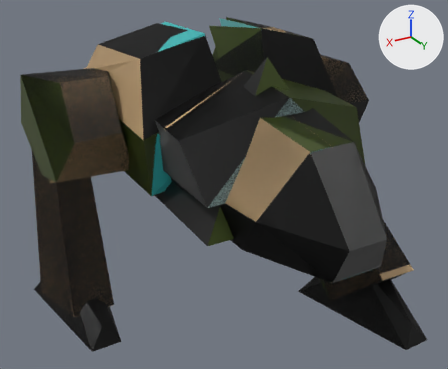
An edit to the glTF model base/tr_gorg.glb, drawn before and after from the same camera.
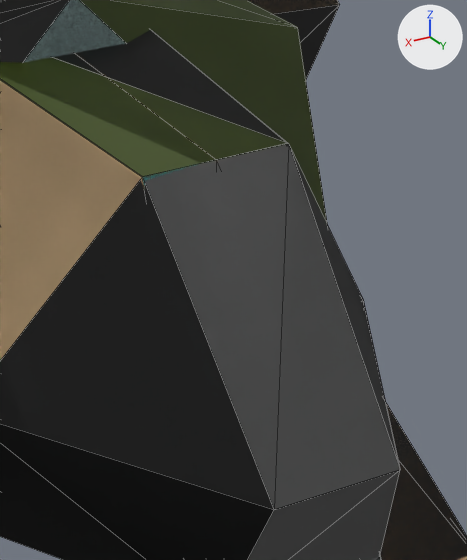
The first picture shows the older version from a camera (50 mm lens) standing at (9.51, 13.54, 12.73) and looking at (0.28, -1.84, 5.04). The close-ups show the older and then the newer version on the part from 60% to 91% of the width and 27% to 72% of the height of that picture. Only the edits that show in the close-ups are written down. The axes (+X, +Y, +Z) are drawn at upper right. The lights are the same throughout. The close-ups show mesh edges as thin lines. Where no turn or scale is listed for an object, it has been applied to the vertices.

In view in the first close-up: 'Left_Calf1', 'Left_Calf2', 'Left_Leg0', 'Left_Leg1', 'Pelvis', 'Pelvis1', 'Pelvis2', 'head1', 'head2', 'head3' and 3 more.
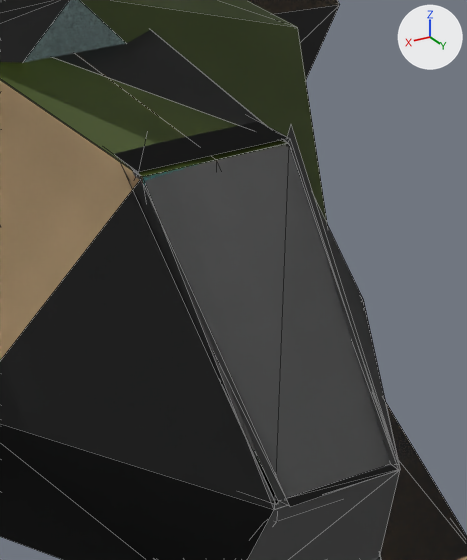
The change, as a list of edits to the scene's bpy script:
```text
Add mat_tr_gorg_3:
    mat_tr_gorg_3 = principled_material('tr_gorg.3')
    mat_tr_gorg_3.base_color = (0.445, 0.445, 0.445)  # grey #b2b2b2
Add me_cockpit:
    me_cockpit.from_pydata(...)  # 40 vertices, 48 faces; spans x -2.03..2.05, y -2.05..1.04, z -1.23..2.02
    me_cockpit.materials.append(mat_tr_gorg_3)  # grey #b2b2b2
Change ob_cockpit:
    ob_cockpit: bpy.data.objects.new('cockpit', None) -> bpy.data.objects.new('cockpit', me_cockpit)
```

Where the change shows, as pixel boxes (x1, y1, x2, y2) in the close-ups (467 x 560 px):
'cockpit', now drawn: after (114, 121, 398, 532)
